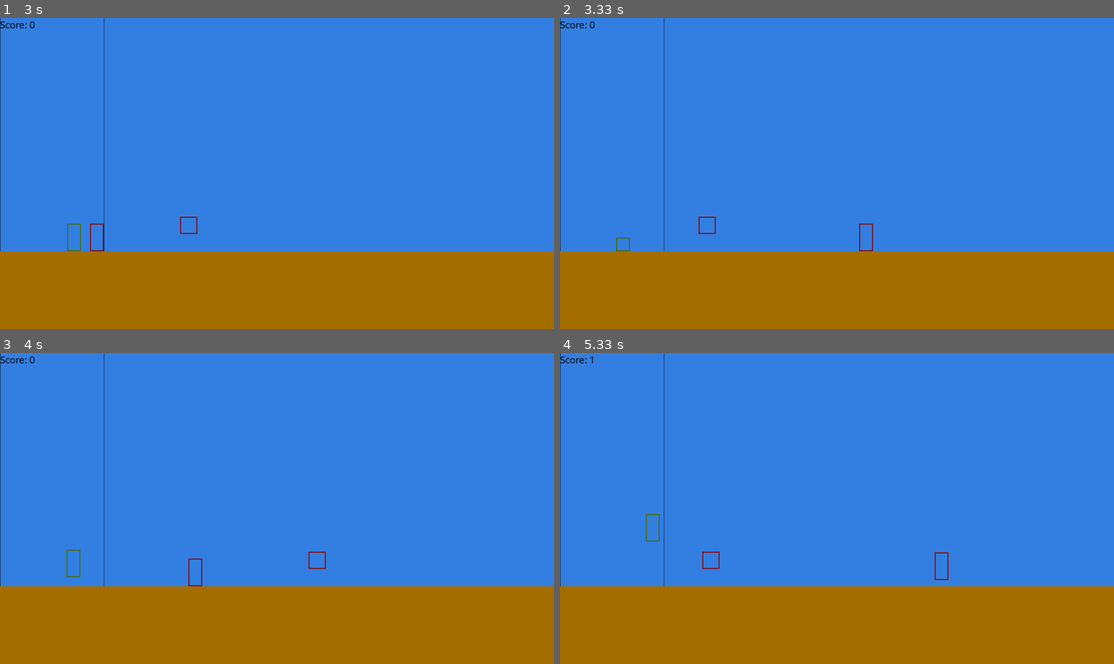
Above: before the commit, frames 1-4 (two rows, left to right).
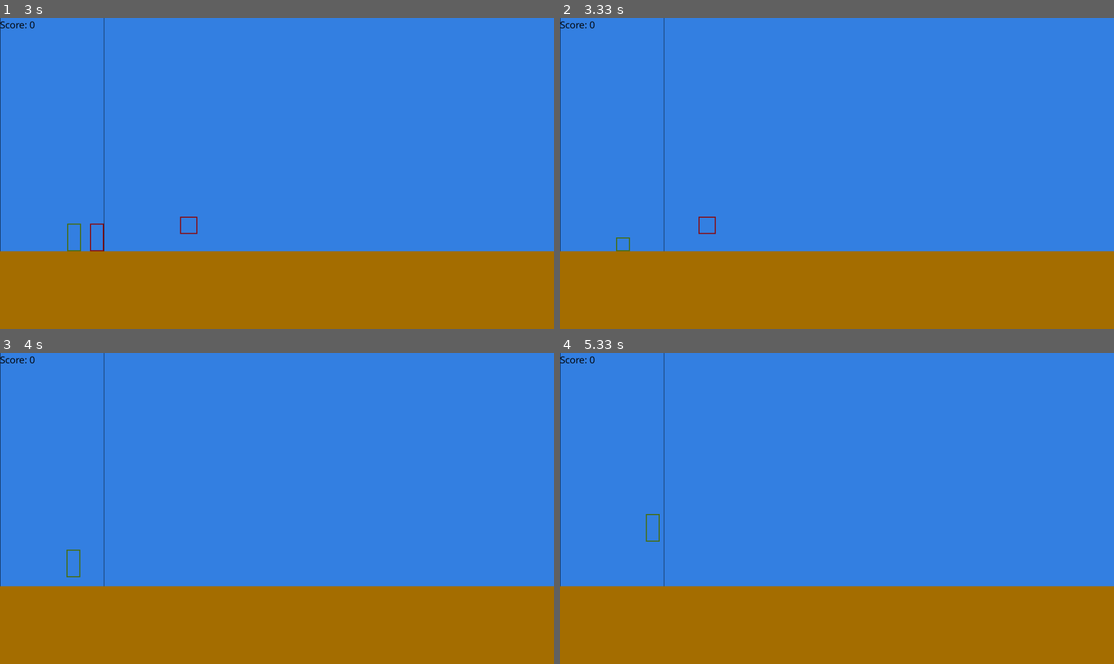
Above: after the commit, the same moments.

Repository: D3t3rm1nat1on/OurGame_PyGame
Game: pygame game, started from src/main.py
Two runs of this game, one before a commit and one after it. Both use one fixed random seed, a clock stepped at 60 frames per second and the inputs below.
Inputs:
- Up to frame 1 (3 s): hold Right 0.33-0.8 s; hold Up 0.83-1.13 s; hold Right 1.17-1.63 s; hold Down 1.67-1.97 s; hold Up 2-2.37 s; hold Right from 2.4 s (still down)
- Up to frame 2 (3.33 s): release Right at 3.03 s; hold Down from 3.07 s (still down)
- Up to frame 3 (4 s): release Down at 3.43 s; hold Right 3.47-3.93 s; hold Up from 3.97 s (still down)
- Up to frame 4 (5.33 s): release Up at 4.27 s; hold Right 4.3-4.77 s; hold Down 4.8-5.1 s; hold Up from 5.13 s (still down)

Frame 1 is identical in both runs. In frame 2, less than 0.1% of the frame differs, in the area x 54-57%, y 66-76%; in frame 3, 0.1%; in frame 4, 0.2%, in the area x 5-71%, y 0-74%.

Commit message:
remove enemy on hit relocate of score from GameWindow to GameState

Diff:
--- a/src/command/MoveEnemyCommand.py
+++ b/src/command/MoveEnemyCommand.py
@@ -16,12 +16,12 @@
         if self.unit.rect_collision.right <= -self.unit.full_size.x:
             rand = random.randint(self.state.world_size.x / 2, self.state.world_size.x)
             self.unit.position = Vector2(rand, self.state.ground.y - 100)
-            return 1
+            self.state.score += 1
         # враг ударил игрока
         if self.unit.rect_collision.colliderect(self.player_unit.rect_collision):
             rand = random.randint(self.state.world_size.x / 2, self.state.world_size.x)
-            self.unit.position = Vector2(rand, self.state.ground.y - 100)
+            #self.unit.position = Vector2(rand, self.state.ground.y - 100)s
+            self.unit.is_alive = False
             self.player_unit.position.x -= 20
             if self.player_unit.position.x < 0:
                 print("LOG: PakeT T H I C C")
-        return 0
--- a/src/main.py
+++ b/src/main.py
@@ -13,7 +13,6 @@
 class GameWindow:
     def __init__(self):
         pygame.init()
-        self.score = 0
         self.window_proportion = 1
         self.state = GameState()
         self.state.ground = pygame.Rect(self.state.ground, self.state.world_size)
@@ -71,7 +70,12 @@
         self.commands.clear()
 
         for enemy in self.enemies:
-            self.score += MoveEnemyCommand(self.state, enemy, self.player).run()
+            MoveEnemyCommand(self.state, enemy, self.player).run()
+
+        for enemy in self.enemies:
+            if not enemy.is_alive:
+                self.enemies.remove(enemy)
+
 
     def render(self):
         self.window.fill((53, 129, 227))
@@ -98,7 +102,7 @@
         ground_color = (166, 111, 0)
         pygame.draw.rect(self.window, ground_color, ground)
 
-        text = "Score: " + str(self.score)
+        text = "Score: " + str(self.state.score)
         self.window.blit(pygame.font.SysFont('Comic Sans MS', 30).render(text, True, (0, 0, 0)), (0, 0))
 
         pygame.display.update()
--- a/src/state/GameState.py
+++ b/src/state/GameState.py
@@ -3,6 +3,7 @@
 
 class GameState:
     def __init__(self):
+        self.score = 0
         self.world_size = Vector2(1600, 900)
         self.ground = Vector2(0, 675)
         self.gravity = Vector2(0, 0.5)
--- a/src/state/Unit.py
+++ b/src/state/Unit.py
@@ -6,6 +6,7 @@
 class Unit:
     def __init__(self, position=Vector2(10, 20), speed=Vector2(0, 0), full_size=Vector2(40, 80),
                  affected_by_gravity=True):
+        self.is_alive = True
         self.position = position
         self.speed = speed
         self.delta_speed = Vector2(0, 0)
